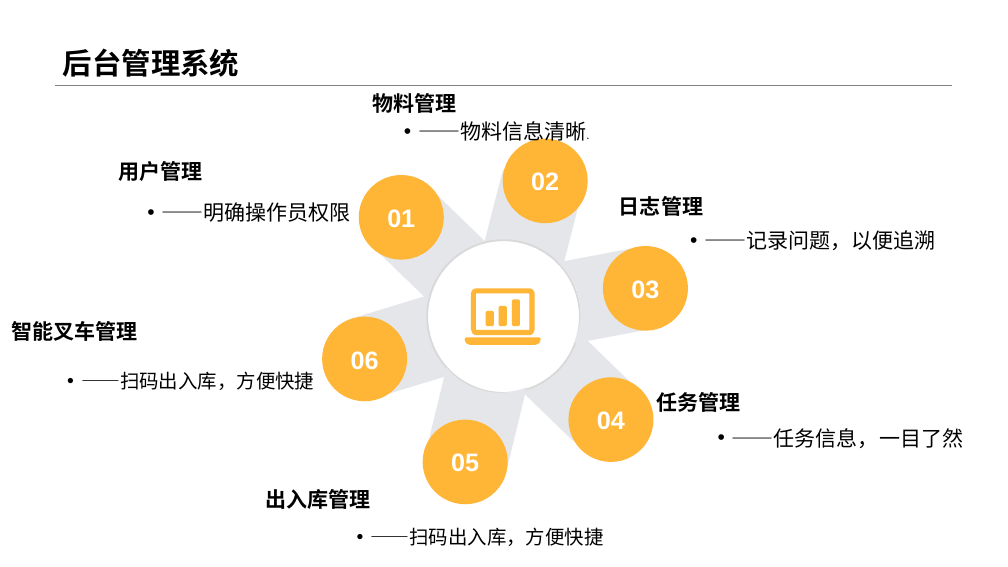
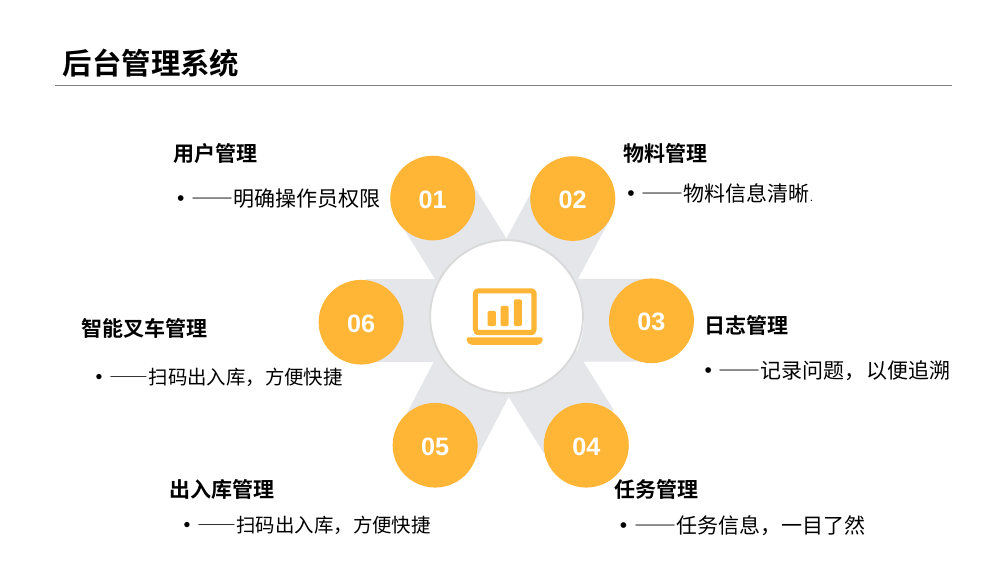
Before and after one commit to Samsuik686/UW, a slide deck: slide 12 of Document/产品发布/产品介绍/UW无人仓库宣传.pptx. Drawn at 1008x567 pixels with LibreOffice and Linux fonts; fonts in the diff are those of the drawing; background and template pictures are left out. Boxes give left, top, right and bottom in pixels: in the first picture for what was removed or moved away, otherwise in the second. Text is boxed around its words. In the diff, an @@ line names an element or a change of style, - is before the commit and + after.

```diff
--- a/Document/产品发布/产品介绍/UW无人仓库宣传.pptx
+++ b/Document/产品发布/产品介绍/UW无人仓库宣传.pptx
@@ text "用户管理": place and size @@
-text "用户管理" at bbox=[118, 161, 202, 181]
+text "用户管理" at bbox=[173, 143, 257, 163]
@@ text "物料管理": place and size @@
-text "物料管理" at bbox=[373, 91, 457, 117]
+text "物料管理" at bbox=[623, 140, 707, 166]
@@ text "——明确操作员权限": place and size @@
-text "——明确操作员权限" at bbox=[162, 202, 351, 222]
+text "——明确操作员权限" at bbox=[191, 188, 380, 208]
@@ ellipse "01": place and size @@
-ellipse "01" at bbox=[359, 175, 445, 259]
+ellipse "01" at bbox=[390, 156, 476, 240]
@@ freeform shape at bbox=[503, 174, 614, 285]: rotation 194 to 208 degrees; outline redrawn @@
@@ ellipse "02": place and size @@
-ellipse "02" at bbox=[503, 138, 588, 223]
+ellipse "02" at bbox=[530, 157, 616, 241]
@@ text "——物料信息清晰.": place and size @@
-text "——物料信息清晰." at bbox=[418, 121, 586, 144]
+text "——物料信息清晰." at bbox=[641, 183, 809, 203]
@@ freeform shape at bbox=[400, 180, 514, 293]: rotation 134 to 148 degrees; outline redrawn @@
@@ ellipse at bbox=[425, 235, 588, 399]: rotation 0 to 4 degrees @@
@@ ellipse "06": place and size @@
-ellipse "06" at bbox=[322, 317, 408, 402]
+ellipse "06" at bbox=[318, 280, 404, 364]
@@ freeform shape at bbox=[366, 279, 447, 362]: rotation 73 to 90 degrees; outline redrawn @@
@@ freeform shape at bbox=[467, 288, 543, 345]: outline redrawn @@
@@ freeform shape at bbox=[571, 279, 652, 362]: rotation 259 to 270 degrees; outline redrawn @@
@@ ellipse "03": place and size @@
-ellipse "03" at bbox=[603, 246, 689, 330]
+ellipse "03" at bbox=[609, 278, 695, 363]
@@ text "智能叉车管理": place and size @@
-text "智能叉车管理" at bbox=[11, 321, 137, 341]
+text "智能叉车管理" at bbox=[82, 318, 208, 338]
@@ text "日志管理": place and size @@
-text "日志管理" at bbox=[619, 196, 703, 216]
+text "日志管理" at bbox=[705, 315, 789, 335]
@@ text "——扫码出入库，方便快捷": place and size @@
-text "——扫码出入库，方便快捷" at bbox=[81, 371, 314, 390]
+text "——扫码出入库，方便快捷" at bbox=[110, 367, 343, 386]
@@ freeform shape at bbox=[401, 352, 512, 463]: rotation 13 to 27 degrees; outline redrawn @@
@@ freeform shape at bbox=[501, 341, 614, 454]: rotation 314 to 328 degrees; outline redrawn @@
@@ text "——记录问题，以便追溯": place and size @@
-text "——记录问题，以便追溯" at bbox=[704, 230, 935, 250]
+text "——记录问题，以便追溯" at bbox=[719, 360, 950, 380]
@@ ellipse "05": place and size @@
-ellipse "05" at bbox=[423, 420, 508, 504]
+ellipse "05" at bbox=[392, 403, 478, 488]
@@ ellipse "04": place and size @@
-ellipse "04" at bbox=[569, 377, 654, 462]
+ellipse "04" at bbox=[544, 403, 629, 488]
@@ text "出入库管理": place and size @@
-text "出入库管理" at bbox=[265, 489, 370, 509]
+text "出入库管理" at bbox=[169, 479, 274, 499]
@@ text "任务管理": place and size @@
-text "任务管理" at bbox=[657, 392, 741, 412]
+text "任务管理" at bbox=[614, 476, 698, 499]
@@ text "——扫码出入库，方便快捷": place and size @@
-text "——扫码出入库，方便快捷" at bbox=[371, 527, 604, 546]
+text "——扫码出入库，方便快捷" at bbox=[198, 515, 431, 534]
@@ text "——任务信息，一目了然": place and size @@
-text "——任务信息，一目了然" at bbox=[732, 428, 963, 448]
+text "——任务信息，一目了然" at bbox=[634, 515, 865, 535]
```
Also in this commit, not shown: 6 other slides changed.
